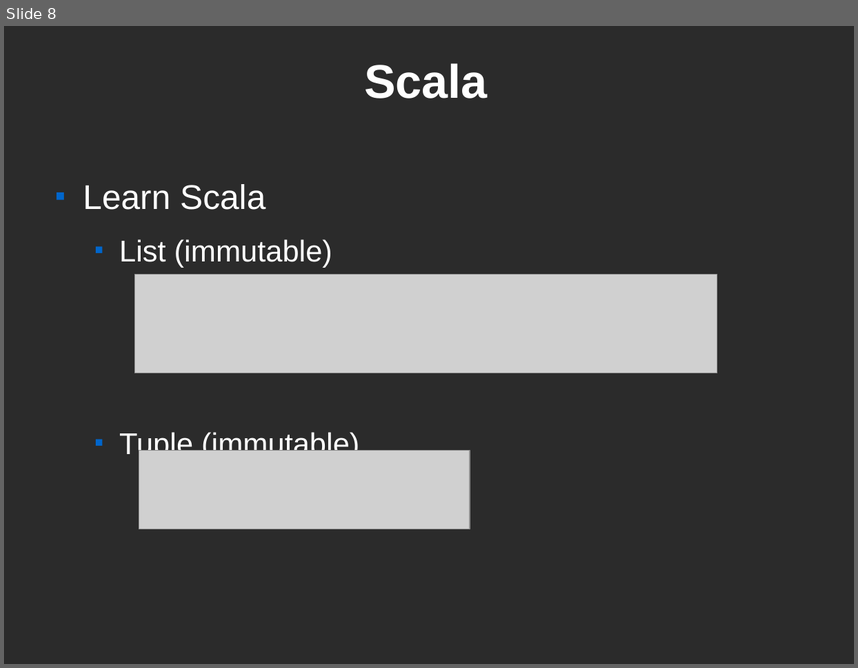
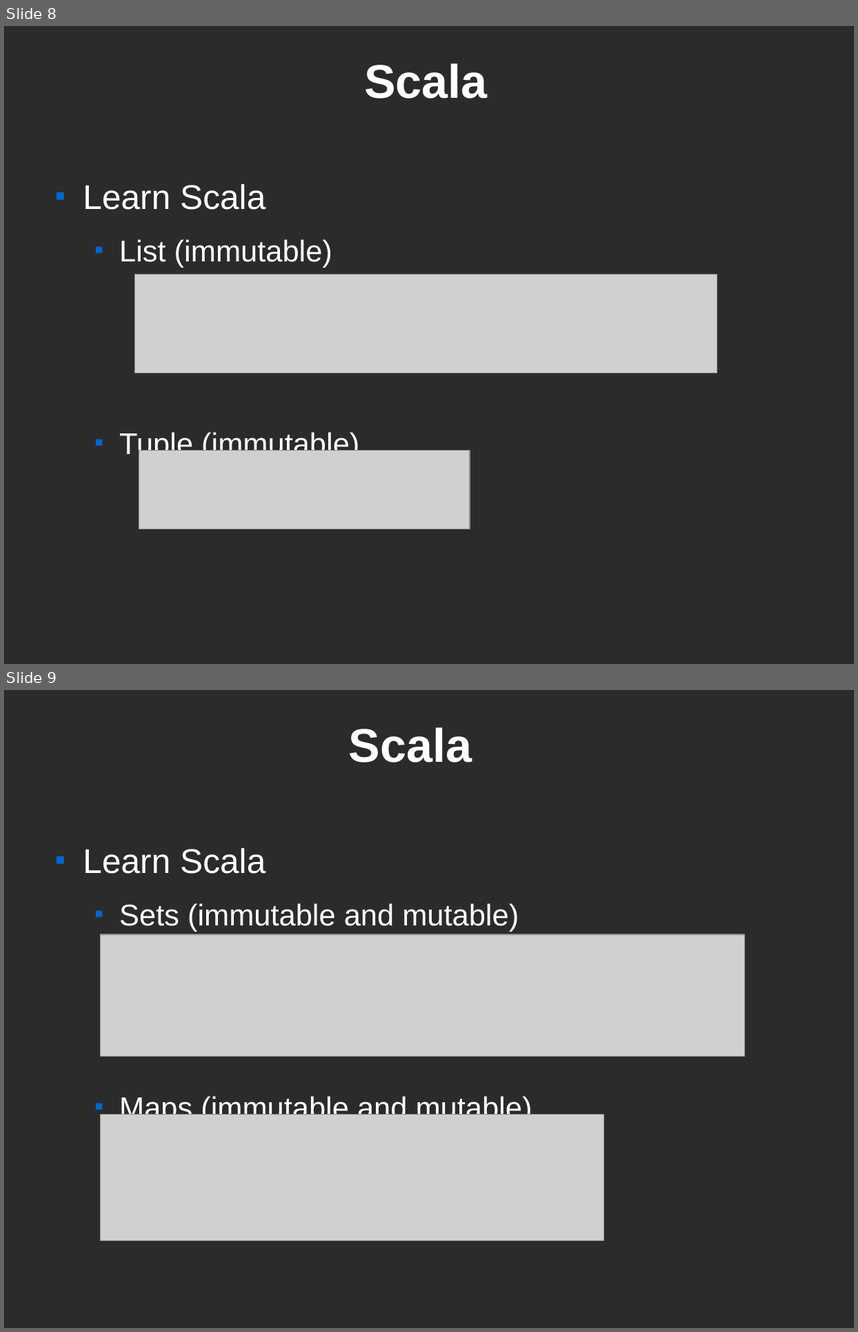
Before and after one commit to littlee1032/org-files, a slide deck: scala.odp. Shown one above the other, each under a label of ours: slide 8 before the commit, slides 8 and 9 after it. The pictures are 858x668 and 858x1332 pixels, drawn with LibreOffice and Linux fonts; fonts in the diff are those of the drawing; grey boxes stand for pictures; background and template pictures are left out; a plain dark background stands for a picture behind light text. Boxes give left, top, right and bottom in pixels: in the first picture for what was removed or moved away, otherwise in the second. Text is boxed around its words. In the diff, an @@ line names an element or a change of style, - is before the commit and + after.

Commit message:
scala.odp part 2

```diff
--- a/scala.odp
+++ b/scala.odp
@@ slide 9 added at [4, 690, 854, 1328], background picture (left out) @@
@@ title added at [349, 727, 472, 762], 44 pt, text #FFFFFF, bold @@
+Scala
@@ text added at [83, 848, 533, 1124], 28 pt, text #FFFFFF @@
+■ Learn Scala
+  ■ Sets (immutable and mutable)
+  ■ Maps (immutable and mutable)
@@ picture added at [101, 934, 744, 1056] @@
@@ picture added at [101, 1114, 604, 1241] @@
```
Also in this commit, not shown: 16 other slides added.
